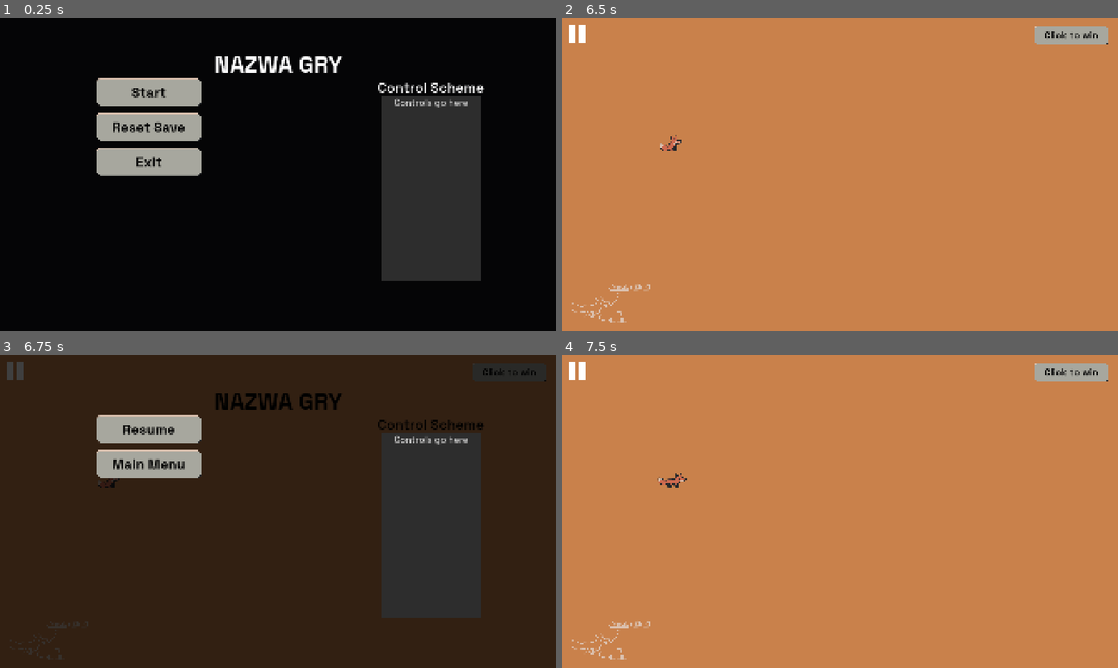
Above: before the commit, frames 1-4 (two rows, left to right).
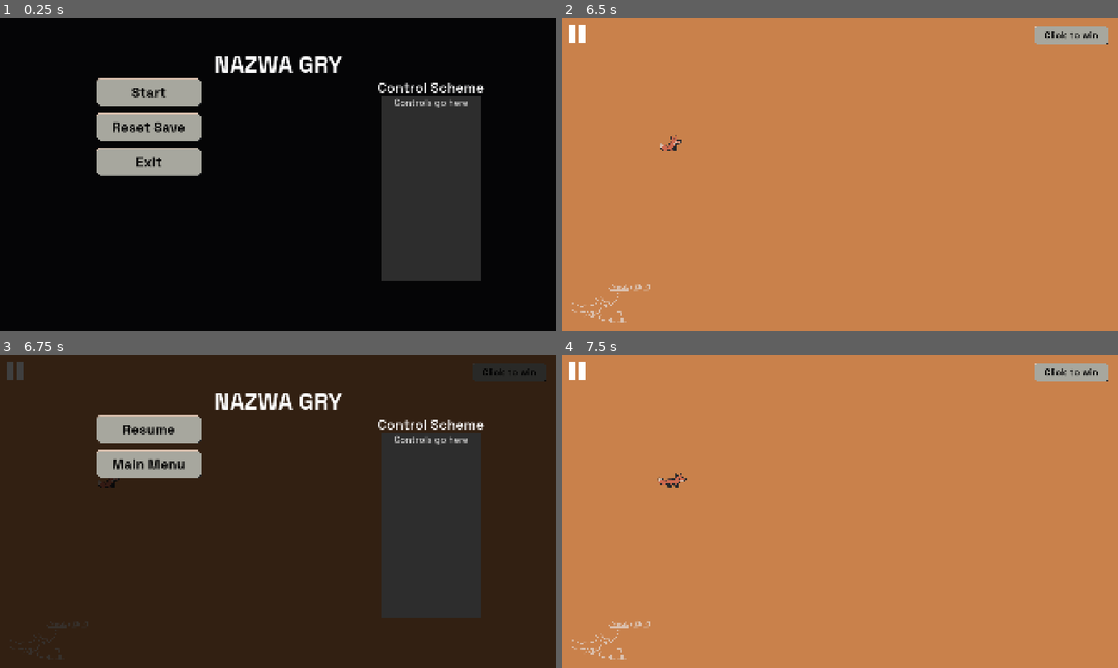
Above: after the commit, the same moments.

Repository: MagmutC3/418GC
Game: Godot game, scene res://Scenes/MainMenu/MainMenu.tscn
Two runs of this game, one before a commit and one after it. Both use one fixed random seed, a clock stepped at 60 frames per second and the inputs below. Sound files missing from this copy of the repository are replaced by a short silence.
Inputs (mouse positions are in pixels of both pictures, inside the frame that each line leads up to):
- Up to frame 1 (0.25 s): no input
- Up to frame 2 (6.5 s): click "Start" at 0.5 s; tap Enter (ui_accept) at 1.25, 1.52, 3.02, 5.75, 6.02 s; hold Right (ui_right) 1.28-2 s; tap 1 at 1.35 s; click "Click to win" at 2 s; hold Down (ui_down) 2.78-3.5 s; tap 2 at 2.85 s; click "To the title" at 3.5 s; click "Start" at 4.25 s; hold Right (ui_right) 5.03-5.78 s; tap 3 at 5.1 s; hold Up (ui_up) from 5.78 s (still down); tap R at 5.85 s
- Up to frame 3 (6.75 s): release Up (ui_up) at 6.5 s; click (16, 370) at 6.5 s
- Up to frame 4 (7.5 s): click "Resume" at 7.25 s

Frames 1-2 are identical in both runs. In frame 3, 1.1% of the frame differs, in the area x 38-88%, y 12-24%; in frame 4, nothing differs.

Commit message:
change pause menu font

Diff:
--- a/Scenes/PauseMenu/PauseMenu.tscn
+++ b/Scenes/PauseMenu/PauseMenu.tscn
@@ -147,6 +147,7 @@
 offset_right = 1480.0
 offset_bottom = 103.0
 theme = ExtResource("1_cny2t")
+theme_override_colors/font_color = Color(18.892157, 18.892157, 18.892157, 1)
 theme_override_fonts/font = ExtResource("4_r07j0")
 theme_override_font_sizes/font_size = 80
 text = "NAZWA GRY"
@@ -159,6 +160,7 @@
 offset_right = 1541.0
 offset_bottom = 206.0
 theme = ExtResource("1_cny2t")
+theme_override_colors/font_color = Color(1, 1, 1, 1)
 theme_override_font_sizes/font_size = 48
 text = "Control Scheme"
 horizontal_alignment = 1
